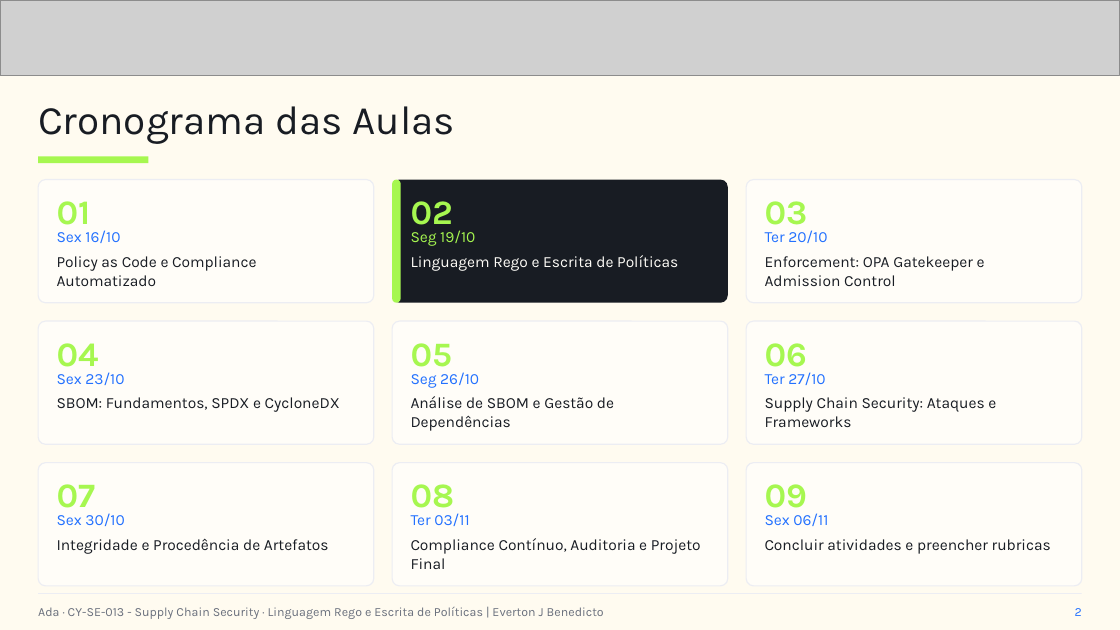
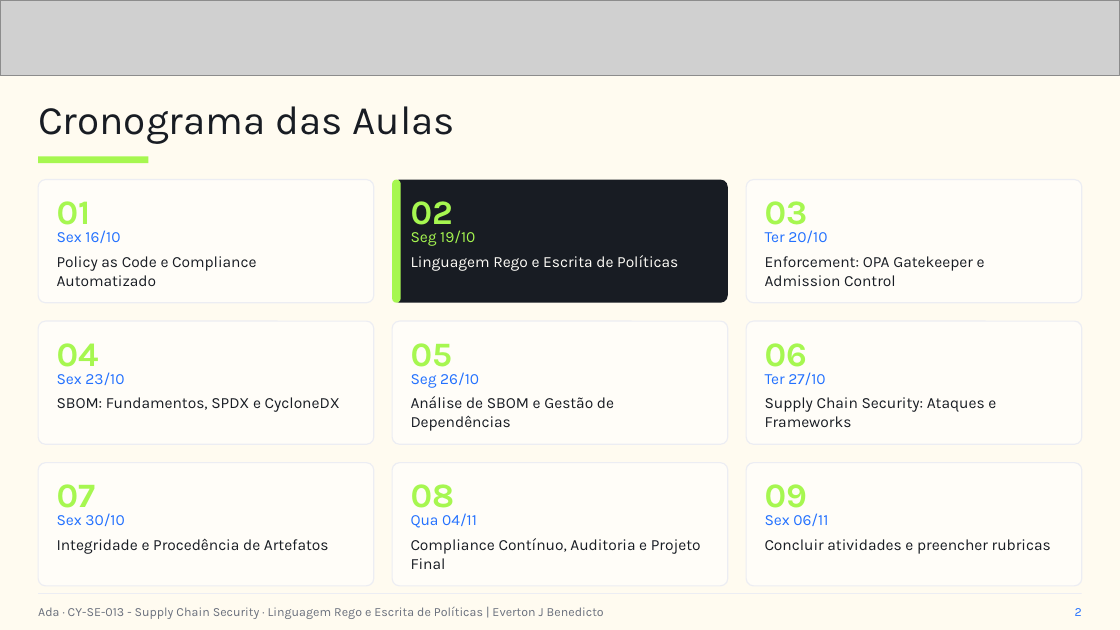
Before and after one commit to everton-dev/AdaTech.Aulas, a slide deck: slide 2 of CY-SE-013 - Supply Chain Security/slides/Aula_02_Linguagem_Rego_e_Escrita_de_Politicas.pptx. Drawn at 1120x630 pixels with LibreOffice and Linux fonts; fonts in the diff are those of the drawing; grey boxes stand for pictures. Boxes give left, top, right and bottom in pixels: in the first picture for what was removed or moved away, otherwise in the second. Text is boxed around its words. In the diff, an @@ line names an element or a change of style, - is before the commit and + after.

```diff
--- a/CY-SE-013 - Supply Chain Security/slides/Aula_02_Linguagem_Rego_e_Escrita_de_Politicas.pptx
+++ b/CY-SE-013 - Supply Chain Security/slides/Aula_02_Linguagem_Rego_e_Escrita_de_Politicas.pptx
@@ text at (411, 513, 477, 528): text changed @@
-Ter 03/11
+Qua 04/11
```
Also in this commit, not shown: 3 slides added, 10 other files.
